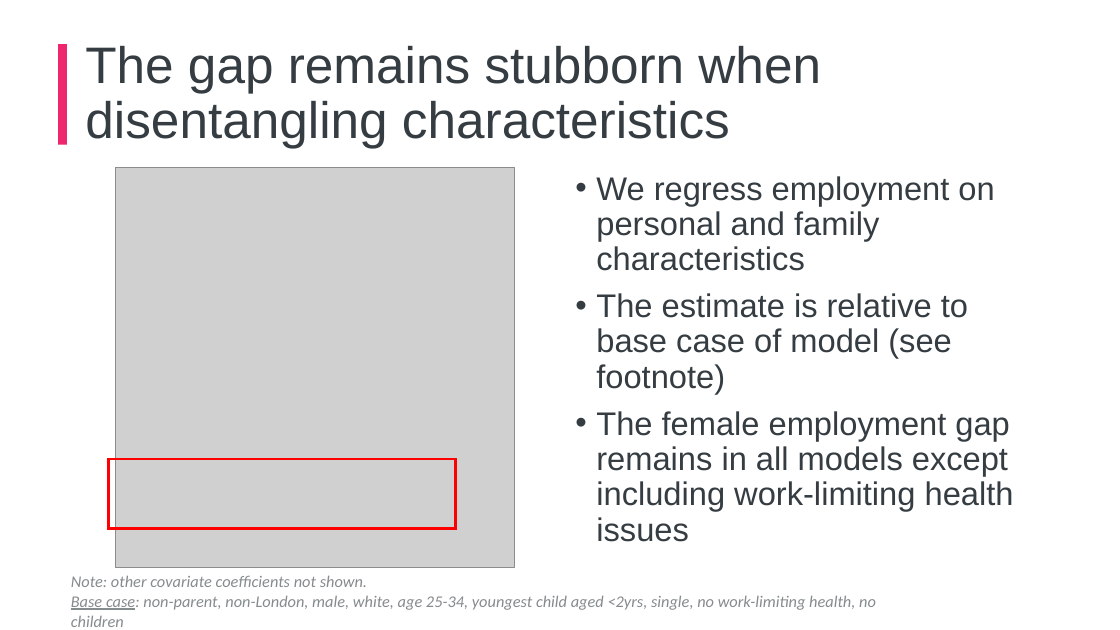
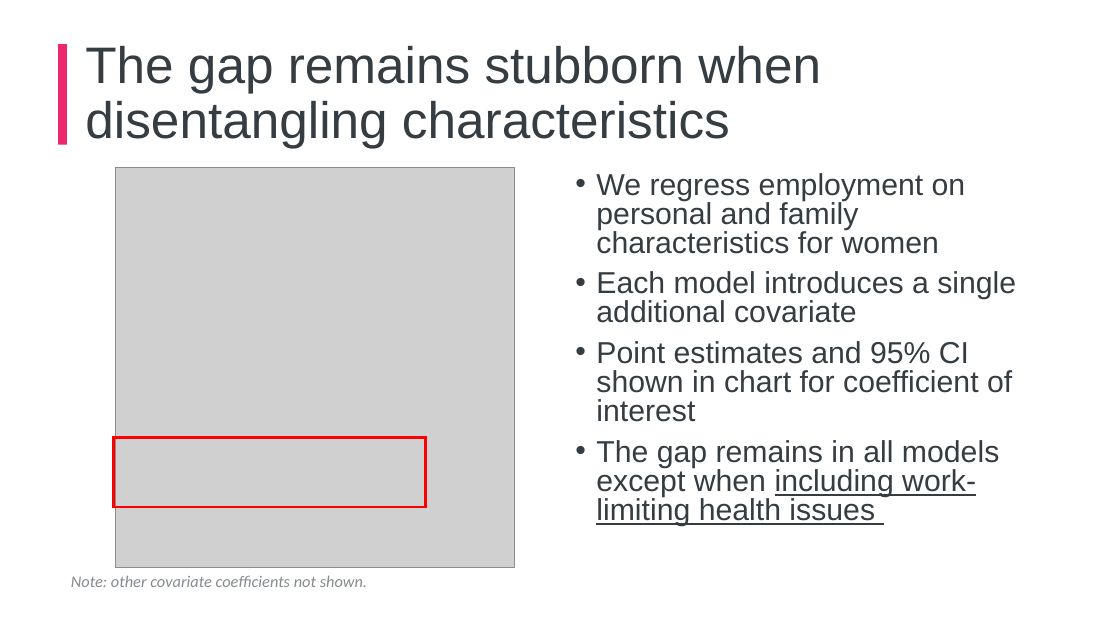
Before and after one commit to ammar-gla/childcare, a slide deck: slide 8 of Non-R/Internal slidedeck.pptx (slide 7 before the commit). Drawn at 1120x630 pixels with LibreOffice and Linux fonts; fonts in the diff are those of the drawing; grey boxes stand for pictures; background and template pictures are left out. Boxes give left, top, right and bottom in pixels: in the first picture for what was removed or moved away, otherwise in the second. Text is boxed around its words. In the diff, an @@ line names an element or a change of style, - is before the commit and + after.

Commit message:
subset data to female only for regressions

```diff
--- a/Non-R/Internal slidedeck.pptx
+++ b/Non-R/Internal slidedeck.pptx
@@ text at [596,173,1016,526]: text changed; size 28 to 25.9 pt @@
-• We regress employment on personal and family characteristics
-• The estimate is relative to base case of model (see footnote)
-• The female employment gap remains in all models except including work-limiting health issues
+• We regress employment on personal and family characteristics for women
+• Each model introduces a single additional covariate
+• Point estimates and 95% CI shown in chart for coefficient of interest
+• The gap remains in all models except when including work-limiting health issues
@@ rectangle: place and size @@
-rectangle at [108,459,455,528]
+rectangle at [113,438,426,507]
@@ text at [71,595,876,627]: paragraph removed @@
-Base case: non-parent, non-London, male, white, age 25-34, youngest child aged <2yrs, single, no work-limiting health, no children
```
Also in this commit, not shown: 1 other slide changed, 3 slides added, 3 other files.
